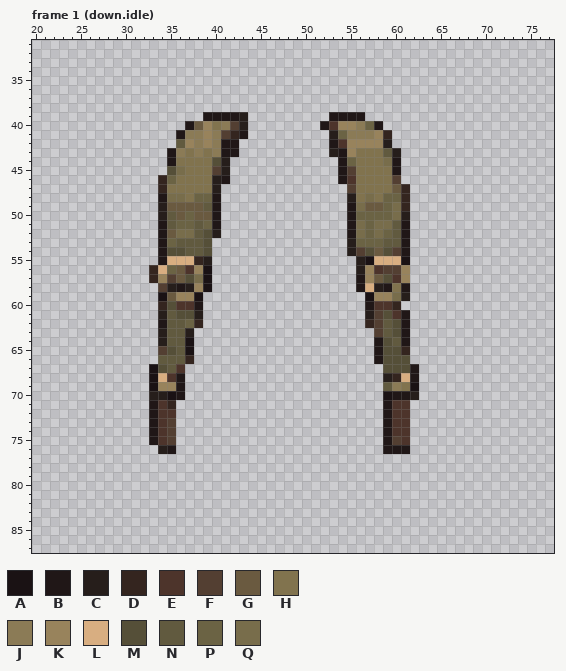
Pixel-art file, stored at assets/source/characters/player-r01/editable/backpack.field.aseprite. Above is the file before it was changed.
96x144 pixels, 4 frames. Colours within 5 levels of each other are drawn and written as one. Shown: frame 1 (down.idle): x 20..77, y 31..87. The commit also changed other frames, which this record leaves out.
Palette (. is transparent): A #1a1214  B #201717  C #261e1b  D #34251f  E #4d342b  F #533f32  G #6a5a40  H #81734e  J #8b7b56  K #98835c  L #d8ae81  M #554f38  N #615a3f  P #6b6344  Q #786d4b
Pixels before, frame 1 (down.idle) (only the part around the change), first column x 23:
33 ......................................................
34 ......................................................
35 ......................................................
36 ......................................................
37 ......................................................
38 ......................................................
39 ................BBBBC.........BBBB....................
40 ..............BGKHJFC........BEKKJPB..................
41 .............BJJKJFDB.........CPJJJKD.................
42 .............NKJKJBB..........BEKKKKC.................
43 ............BJHJHJBB..........CBKHHHNC................
44 ............BHHHHMC............BPHHHQB................
45 ............MQHHHFC............BFHHHHB................
46 ...........DPHHHHCB............BEHHHHF................
47 ...........DHHHHHC..............FHHHHGD...............
48 ...........BQQHPPB..............CHQHPPD...............
49 ...........CGGGGNB..............BQGGPQD...............
50 ...........CNGPGGB..............BPPPPQC...............
51 ...........BNPPNPB..............BQPQQNB...............
52 ...........BGQQNMC..............BQPQPNB...............
53 ...........BPNNNM...............CPPPNNB...............
54 ...........BMMNNM...............CFMGMFB...............
55 ...........BLLLDC................CALLLA...............
56 ..........DLPGEKA................CKEFFK...............
57 ..........DKFGMQA................BKGMEK...............
58 ...........FCBCKA................BLCBHB...............
59 ...........AGKKA..................AKKQC...............
60 ...........DMEEB..................BEED................
61 ...........CNMMC..................CFMEB...............
62 ...........BNNPD..................DFNMB...............
63 ...........CNNC....................FNMB...............
64 ...........CNNA....................BMNB...............
65 ...........FMNA....................BMMD...............
66 ...........NNND....................BMMM...............
67 ..........AMNE......................MMMB..............
68 ..........ALEB......................CDLB..............
69 ..........AKKB......................NJHA..............
70 ..........CCAB......................ABBC..............
71 ..........BED.......................BEE...............
72 ..........BEE.......................BEE...............
73 ..........BEF.......................BEE...............
74 ..........BEF.......................BEE...............
75 ..........BEF.......................BFE...............
76 ...........CB.......................BBB...............
77 ......................................................
78 ......................................................
79 ......................................................
80 ......................................................
81 ......................................................
82 ......................................................
83 ......................................................
84 ......................................................
85 ......................................................
86 ......................................................
87 ......................................................
New version:
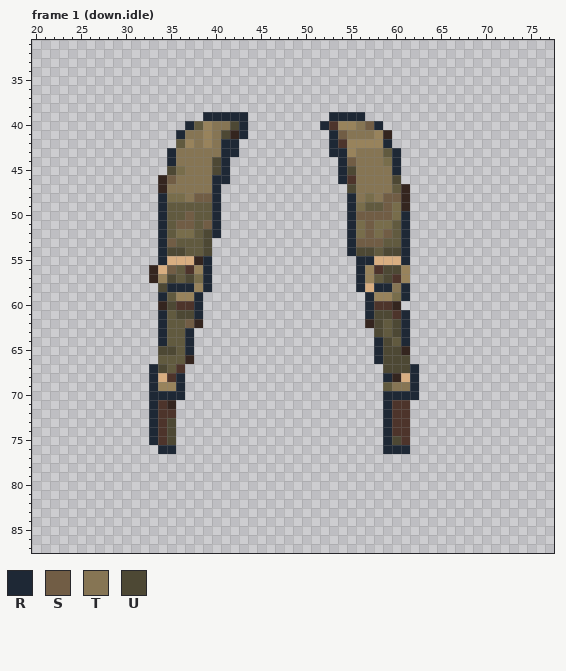
Colours new in this view: R #1e2835  S #715d45  T #867554  U #4d4834
The edit:
Frame 1 (down.idle):
y 39: x 39..43 BBBBC -> RRRRR; x 53..56 BBBB -> RRRR
y 40: x 37..38 BG -> RN; x 40..43 HJFC -> TTUR; x 52 B -> R; x 56..58 JPB -> TSR
y 41: x 36..38 BJJ -> RTT; x 40..41 JF -> TU; x 43 B -> R; x 53..57 CPJJJ -> RSTTT
y 42: x 38 J -> T; x 40..42 JBB -> TRR; x 53 B -> R; x 59 C -> R
y 43: x 35..42 BJHJHJBB -> RTTTTTRR; x 53..54 CB -> RR; x 56..58 HHH -> TTT; x 60 C -> R
y 44: x 35..41 BHHHHMC -> RTTTTUR; x 54..58 BPHHH -> RSTTT; x 60 B -> R
y 45: x 35 M -> U; x 37..41 HHHFC -> TTTUR; x 54..60 BFHHHHB -> RUTTTTR
y 46: x 35..41 PHHHHCB -> STTTTRR; x 54 B -> R; x 56..60 HHHHF -> TTTTU
y 47: x 35..40 HHHHHC -> TTTTTR; x 55..60 FHHHHG -> UTTTTN
y 48: x 34 B -> R; x 37..40 HPPB -> TSSR; x 55..56 CH -> RT; x 58..60 HPP -> TSS
y 49: x 34..38 CGGGG -> RNNNN; x 40 B -> R; x 55 B -> R; x 57..59 GGP -> NNS
y 50: x 34 C -> R; x 36..40 GPGGB -> NSNNR; x 55..59 BPPPP -> RSSSS; x 61 C -> R
y 51: x 34 B -> R; x 36..37 PP -> SS; x 39..40 PB -> SR; x 55 B -> R; x 57 P -> S; x 61 B -> R
y 52: x 34..35 BG -> RN; x 39..40 MC -> UR; x 55 B -> R; x 57 P -> S; x 59 P -> S; x 61 B -> R
y 53: x 34..35 BP -> RS; x 39 M -> U; x 55..58 CPPP -> RSSS; x 61 B -> R
y 54: x 34..36 BMM -> RUU; x 39 M -> U; x 55..61 CFMGMFB -> RUUNUUR
y 55: x 34 B -> R; x 39 C -> R; x 56..57 CA -> RR; x 61 A -> R
y 56: x 35..36 PG -> SN; x 39 A -> R; x 56 C -> R; x 59..60 FF -> UU
y 57: x 35..37 FGM -> UNU; x 39 A -> R; x 56 B -> R; x 58..59 GM -> NU
y 58: x 34..37 FCBC -> URRR; x 39 A -> R; x 56 B -> R; x 58..61 CBHB -> RRTR
y 59: x 34..35 AG -> RN; x 38 A -> R; x 57 A -> R; x 61 C -> R
y 60: x 35 M -> U; x 38 B -> R; x 57 B -> R
y 61: x 34 C -> R; x 36..38 MMC -> UUR; x 57..59 CFM -> RUU; x 61 B -> R
y 62: x 34 B -> R; x 37 P -> S; x 58 F -> U; x 60..61 MB -> UR
y 63: x 34 C -> R; x 37 C -> R; x 58 F -> U; x 60..61 MB -> UR
y 64: x 34 C -> R; x 37 A -> R; x 58..59 BM -> RU; x 61 B -> R
y 65: x 34..35 FM -> UU; x 37 A -> R; x 58..60 BMM -> RUU
y 66: x 58..61 BMMM -> RUUU
y 67: x 33..34 AM -> RU; x 59..62 MMMB -> UUUR
y 68: x 33 A -> R; x 36 B -> R; x 59 C -> R; x 62 B -> R
y 69: x 33 A -> R; x 36 B -> R; x 60..62 JHA -> TTR
y 70: x 33..36 CCAB -> RRRR; x 59..62 ABBC -> RRRR
y 71..72: x 33 B -> R; x 59 B -> R
y 73..74: x 33 B -> R; x 35 F -> U; x 59 B -> R
y 75: x 33 B -> R; x 35 F -> U; x 59..60 BF -> RU
y 76: x 34..35 CB -> RR; x 59..61 BBB -> RRR
